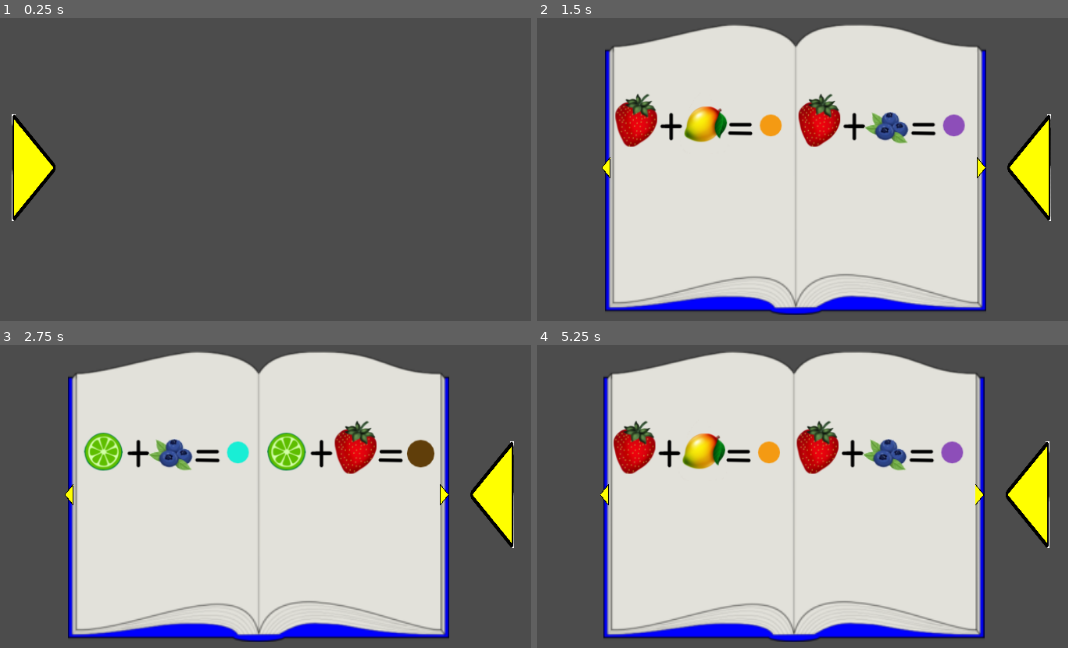
Above: before the commit, frames 1-4 (two rows, left to right).
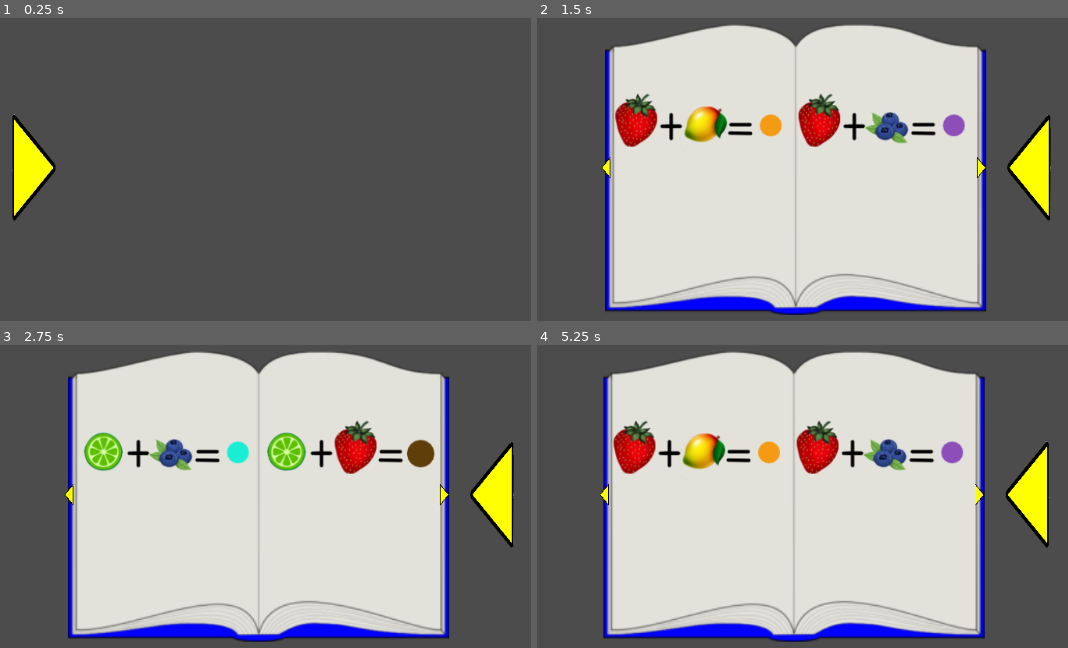
Above: after the commit, the same moments.

Repository: JeremiahJS/GodotTest
Game: Godot game, scene res://Scenes/Control.tscn
Same seed, same stepped clock (60 frames per second), same inputs: the game is played once before the commit and once after it. Before the commit the project has no main scene; this scene is started directly in both runs.
Inputs (mouse positions are in pixels of both pictures, inside the frame that each line leads up to):
- Up to frame 1 (0.25 s): no input
- Up to frame 2 (1.5 s): click (568, 166) at 0.5 s; click (606, 166) at 1.25 s
- Up to frame 3 (2.75 s): click (446, 493) at 2 s
- Up to frame 4 (5.25 s): click (983, 493) at 2.75 s; click (606, 493) at 3.5 s; click (1030, 493) at 4.25 s; click (568, 493) at 5 s

The runs differ from the first frame. In frame 1, less than 0.1% of the frame differs, in the area x 2-4%, y 31-67%; in frame 2, less than 0.1%; in frame 3, less than 0.1%; in frame 4, less than 0.1%.

Commit message:
Add files via upload
Updated Mechanics!

Diff:
--- a/uncovered cookbook/project.godot
+++ b/uncovered cookbook/project.godot
@@ -11,6 +11,7 @@
 [application]
 
 config/name="Uncovered || Level 6: Cook book"
+run/main_scene="res://Scenes/Control.tscn"
 config/icon="res://images/icon.png"
 
 [display]
--- a/uncovered cookbook/scripts/CookBook.gd
+++ b/uncovered cookbook/scripts/CookBook.gd
@@ -6,7 +6,7 @@
 var isopened = false
 onready var pg_container = $Book/ClipController/HBoxContainer
 var num_pgs = 1
-var current_pg = 1
+var current_pg = 2
 var pg_width = 216
 var cooldown = false
 
@@ -32,9 +32,9 @@
 
 
 func _on_Previous_pressed():
-	if current_pg > 1 and cooldown == false:
+	if current_pg > 2 and cooldown == false:
 		cooldown = true
-		current_pg -= 1
+		current_pg -= 2
 		animateGridPositiion(pg_container.rect_position.x + pg_width)
 		$"Book/Page Flip Sound".play()
 		yield(get_tree().create_timer(.5), "timeout")
@@ -43,13 +43,14 @@
 
 
 func _on_Next_pressed():
-	if current_pg < num_pgs and cooldown == false:
+	if current_pg <= num_pgs and cooldown == false:
 		cooldown = true
-		current_pg += 1
+		current_pg += 2
 		animateGridPositiion(pg_container.rect_position.x - pg_width)
 		$"Book/Page Flip Sound".play()
 		yield(get_tree().create_timer(.5), "timeout")
 		cooldown = false
+		print(current_pg)
 
 func animateGridPositiion(finalValue):
 	var tween = get_tree().create_tween()
Binary file changed: uncovered cookbook/images/arrow.png
